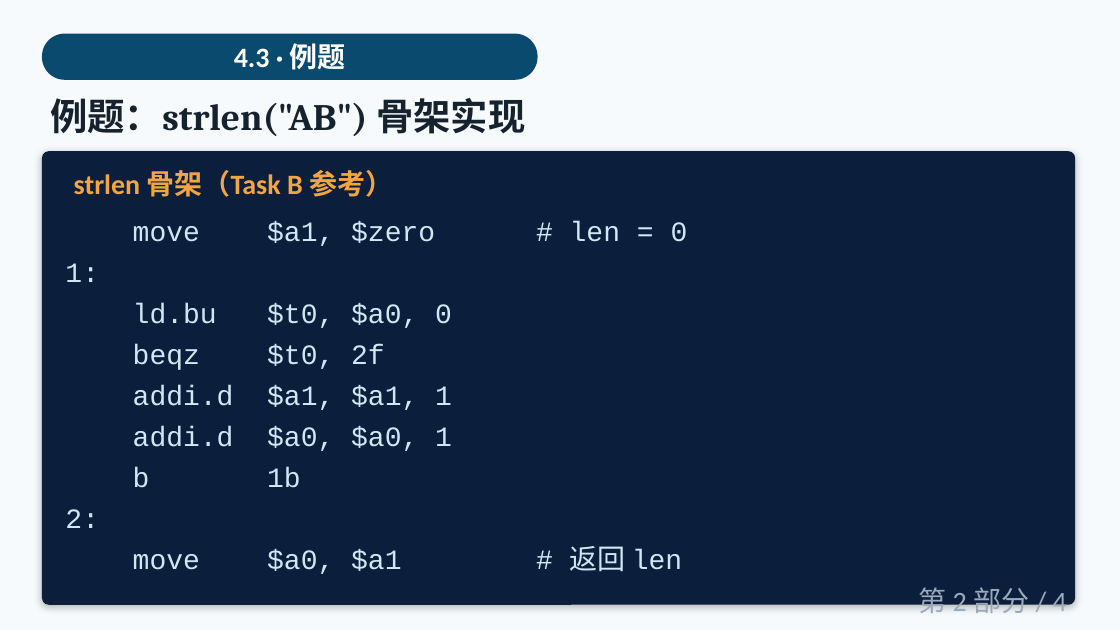
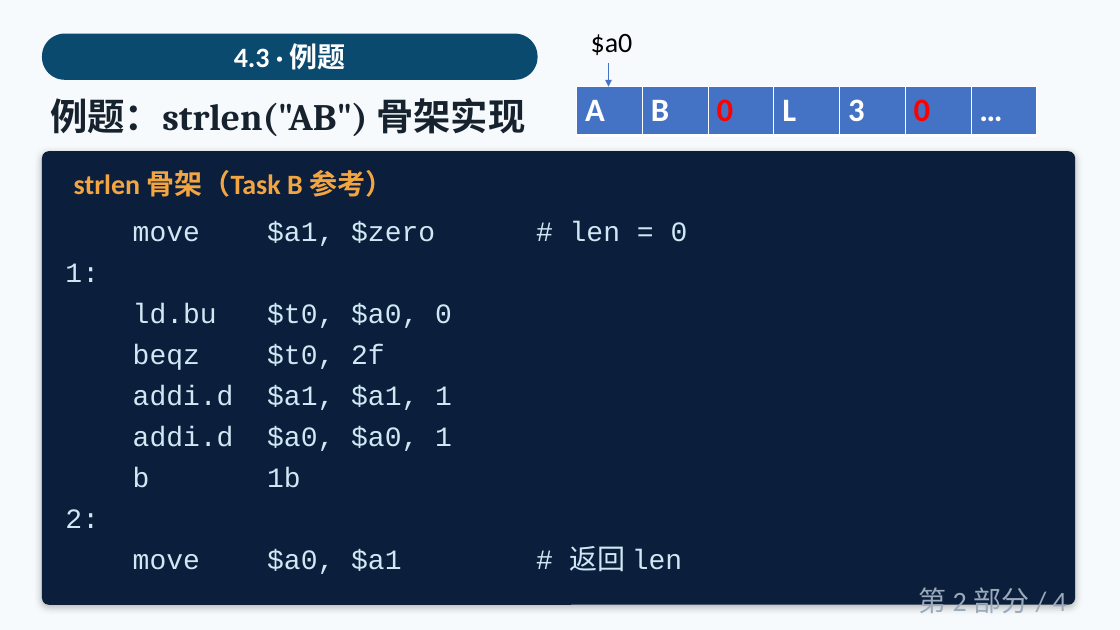
Before and after one commit to cxi218447-byte/miniOS, a slide deck: slide 23 of docs/05/05_branch_loop_course.pptx (slide 20 before the commit). Drawn at 1120x630 pixels with LibreOffice and Linux fonts; fonts in the diff are those of the drawing. Boxes give left, top, right and bottom in pixels: in the first picture for what was removed or moved away, otherwise in the second. Text is boxed around its words. In the diff, an @@ line names an element or a change of style, - is before the commit and + after.

```diff
--- a/docs/05/05_branch_loop_course.pptx
+++ b/docs/05/05_branch_loop_course.pptx
@@ text added at (591, 34, 633, 55), 24 pt, text #000000 @@
+$a0
@@ table added at (577, 87, 1036, 134), 1 rows, 7 columns @@
+A | B | 0 | L | 3 | 0 | …
@@ arrow added from (608, 63) to (608, 87), #4472C4 0.5 pt @@
```
Also in this commit, not shown: 7 other slides changed, 3 slides added, 3 slides removed, 21 other files.
